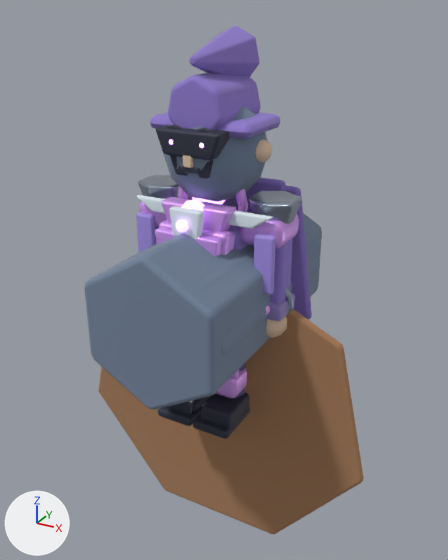
Two versions of the Blender file assets-source/blender/characters/mage.blend, one commit apart.
One viewpoint serves both versions: a 50 mm camera at (1.71, -3.02, 2.4) aimed at (0.0, 0.09, 0.85). The lights are fixed; the arrows at lower left show +X, +Y and +Z. The older version comes first.
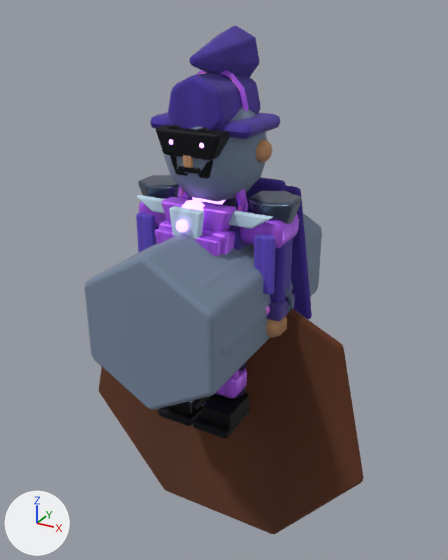
Edits to the bpy script that builds the scene:
```text
Change mat_mat_mage_cloth:
    where n3 = _N.new('ShaderNodeMix'); n3.name = 'ArtTint Multiply'
    remove n3.inputs[6].default_value = (0.28, 0.2, 0.62, 1.0)  # 'A', purple #907cce
    add n4 = _N.new('ShaderNodeTexImage'); n4.name = 'ArtSurfaceTexture'
    add n4.image = img_art_paint_mat_mage_cloth
    add _L.new(n4.outputs[0], n3.inputs[6])  # 'Color' to 'A'
Change mat_mat_mage_clothlight:
    where n3 = _N.new('ShaderNodeMix'); n3.name = 'ArtTint Multiply'
    remove n3.inputs[6].default_value = (0.38, 0.286, 0.782, 1.0)  # 'A', purple #a692e5
    add n4 = _N.new('ShaderNodeTexImage'); n4.name = 'ArtSurfaceTexture'
    add n4.image = img_art_paint_mat_mage_clothlight
    add _L.new(n4.outputs[0], n3.inputs[6])  # 'Color' to 'A'
Change mat_mat_mage_accent:
    where n3 = _N.new('ShaderNodeMix'); n3.name = 'ArtTint Multiply'
    remove n3.inputs[6].default_value = (0.72, 0.38, 1.0, 1.0)  # 'A', purple #dda6ff
    add n4 = _N.new('ShaderNodeTexImage'); n4.name = 'ArtSurfaceTexture'
    add n4.image = img_art_paint_mat_mage_accent
    add _L.new(n4.outputs[0], n3.inputs[6])  # 'Color' to 'A'
Change mat_mat_mage_metal:
    where n3 = _N.new('ShaderNodeMix'); n3.name = 'ArtTint Multiply'
    remove n3.inputs[6].default_value = (0.34, 0.4, 0.5, 1.0)  # 'A', grey #9eaabc
    add n4 = _N.new('ShaderNodeTexImage'); n4.name = 'ArtSurfaceTexture'
    add n4.image = img_art_paint_mat_mage_metal
    add _L.new(n4.outputs[0], n3.inputs[6])  # 'Color' to 'A'
Change mat_mat_mage_skin:
    where n3 = _N.new('ShaderNodeMix'); n3.name = 'ArtTint Multiply'
    remove n3.inputs[6].default_value = (0.78, 0.58, 0.42, 1.0)  # 'A', beige #e5c8ad
    add n4 = _N.new('ShaderNodeTexImage'); n4.name = 'ArtSurfaceTexture'
    add n4.image = img_art_paint_mat_mage_skin
    add _L.new(n4.outputs[0], n3.inputs[6])  # 'Color' to 'A'
Change mat_mat_mage_dark:
    where n3 = _N.new('ShaderNodeMix'); n3.name = 'ArtTint Multiply'
    remove n3.inputs[6].default_value = (0.045, 0.05, 0.08, 1.0)  # 'A', greyish blue #3c3f50
    add n4 = _N.new('ShaderNodeTexImage'); n4.name = 'ArtSurfaceTexture'
    add n4.image = img_art_paint_mat_mage_dark
    add _L.new(n4.outputs[0], n3.inputs[6])  # 'Color' to 'A'
Change mat_mat_mage_wood:
    where n3 = _N.new('ShaderNodeMix'); n3.name = 'ArtTint Multiply'
    remove n3.inputs[6].default_value = (0.38, 0.2, 0.1, 1.0)  # 'A', brown #a67c59
    add n4 = _N.new('ShaderNodeTexImage'); n4.name = 'ArtSurfaceTexture'
    add n4.image = img_art_paint_mat_mage_wood
    add _L.new(n4.outputs[0], n3.inputs[6])  # 'Color' to 'A'
Add ob_head_magehatband:
    ob_head_magehatband = bpy.data.objects.new('head.mageHatBand', me_torus_061)  # 60 vertices, 60 faces; spans x -0.202..0.202, y -0.202..0.202, z -0.021..0.021; modifiers BEVEL, WEIGHTED_NORMAL
    ob_head_magehatband.location = (0.0, 0.0, 1.92)
    ob_head_magehatband.rotation_euler = (1.571, 0.0, 0.0)  # degrees (90, 0, 0)
```

Boxes (x1, y1, x2, y2) around the edits, measured in the pictures (448 x 560 px):
'weapon.shaft', surface changed (darker): (99, 309, 363, 534) in both
'crest.hat', surface changed (purple to blue): (168, 73, 260, 130) in both
'mageHatTip', surface changed (purple to blue): (190, 26, 260, 77) in both
'helmetBrow', surface changed (darker): (156, 125, 230, 160) in both
'capePanel', surface changed (darker): (283, 185, 312, 319) in both
'shoulderCap.1', surface changed (darker): (249, 191, 302, 224) in both
'crest.brim', surface changed (purple to blue): (150, 112, 280, 139) in both
'bootToe.R', surface changed: (201, 393, 249, 428) in both
'collarFront', surface changed: (161, 197, 236, 232) in both
'armPanel.R', surface changed (darker): (254, 234, 276, 295) in both
'shoulder.R', surface changed: (239, 212, 299, 249) in both
'arm.R', surface changed (purple to blue): (270, 238, 293, 302) in both
'shoulderCap.-1', surface changed (darker): (138, 175, 179, 199) in both
'armPanel.L', surface changed (darker): (136, 213, 156, 253) in both
'bootSole.R', surface changed (darker): (193, 408, 250, 439) in both
'cape', surface changed (darker): (236, 177, 286, 212) in both
'knee.R', surface changed: (216, 368, 247, 398) in both
'bootSole.L', surface changed (darker): (158, 395, 213, 426) in both
'torsoFrontShell', surface changed: (159, 220, 232, 255) in both
'torsoPanel.R', surface changed: (194, 235, 222, 257) in both
'head.mageHatBand', added: after (196, 70, 249, 111)
'glove.R', surface changed (darker): (266, 316, 287, 338) in both
'spellFocusRing', surface changed: (177, 186, 248, 212) in both
'ear.R', surface changed (darker): (256, 139, 273, 163) in both
'chinGuard', surface changed (darker): (170, 155, 213, 179) in both
'shoulder.L', surface changed: (139, 194, 193, 227) in both
'torsoPanel.L', surface changed: (155, 227, 175, 244) in both
'torso', surface changed (darker): (229, 225, 249, 250) in both
'bootToe.L', surface changed (darker): (167, 401, 192, 414) in both
'boot.L', surface changed: (191, 395, 212, 412) in both
'wristBand.R', surface changed: (285, 289, 294, 314) in both
'faceMouthPlate', surface changed: (178, 166, 201, 174) in both
'faceNoseBridge', surface changed: (183, 155, 193, 168) in both
'faceSocket.R', surface changed: (197, 128, 219, 161) in both
'torsoShell', surface changed: (228, 230, 235, 250) in both
'faceSocket.L', surface changed: (166, 125, 183, 157) in both
'leg.R.shinPlate', surface changed: (232, 369, 239, 379) in both
